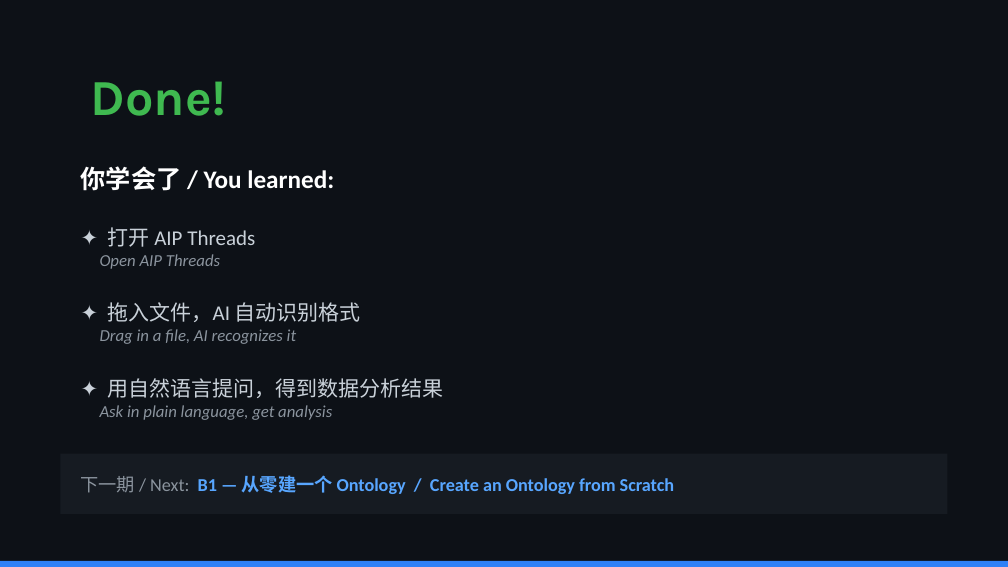
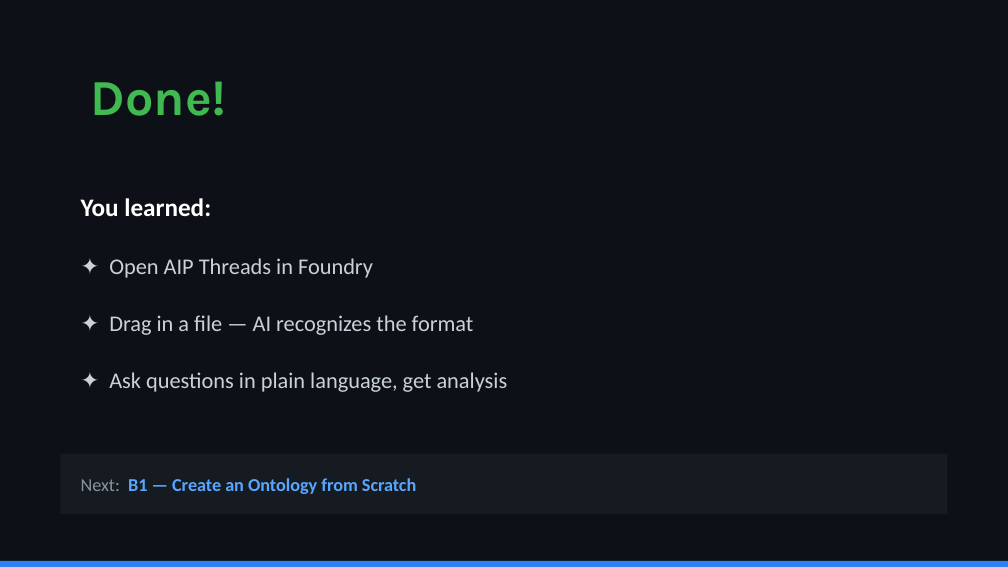
Before and after one commit to polarisaistudio/palantir-training-materials, a slide deck: slide 5 of D1-AIP-Threads/D1-visual-aid.pptx. Drawn at 1008x567 pixels with LibreOffice and Linux fonts; fonts in the diff are those of the drawing. Boxes give left, top, right and bottom in pixels: in the first picture for what was removed or moved away, otherwise in the second. Text is boxed around its words. In the diff, an @@ line names an element or a change of style, - is before the commit and + after.

```diff
--- a/D1-AIP-Threads/D1-visual-aid.pptx
+++ b/D1-AIP-Threads/D1-visual-aid.pptx
@@ text at (81,198,508,392): text changed; size 12 to 16 pt; text colour #8B949E to #C9D1D9; italic off @@
-你学会了 / You learned:
-✦ 打开 AIP Threads
-Open AIP Threads
-✦ 拖入文件，AI 自动识别格式
-Drag in a file, AI recognizes it
-✦ 用自然语言提问，得到数据分析结果
-Ask in plain language, get analysis
+You learned:
+✦ Open AIP Threads in Foundry
+✦ Drag in a file — AI recognizes the format
+✦ Ask questions in plain language, get analysis
@@ text at (81,478,416,494): text changed @@
-下一期 / Next: B1 — 从零建一个 Ontology / Create an Ontology from Scratch
+Next: B1 — Create an Ontology from Scratch
```
Also in this commit, not shown: 4 other slides changed, 1 other file.
